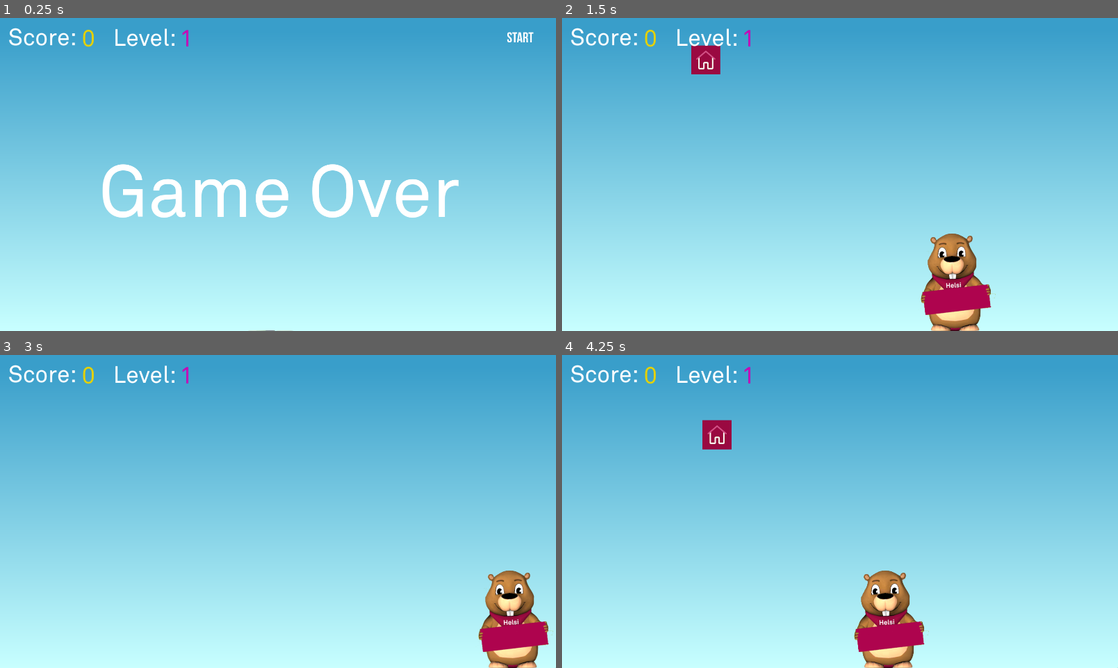
Above: before the commit, frames 1-4 (two rows, left to right).
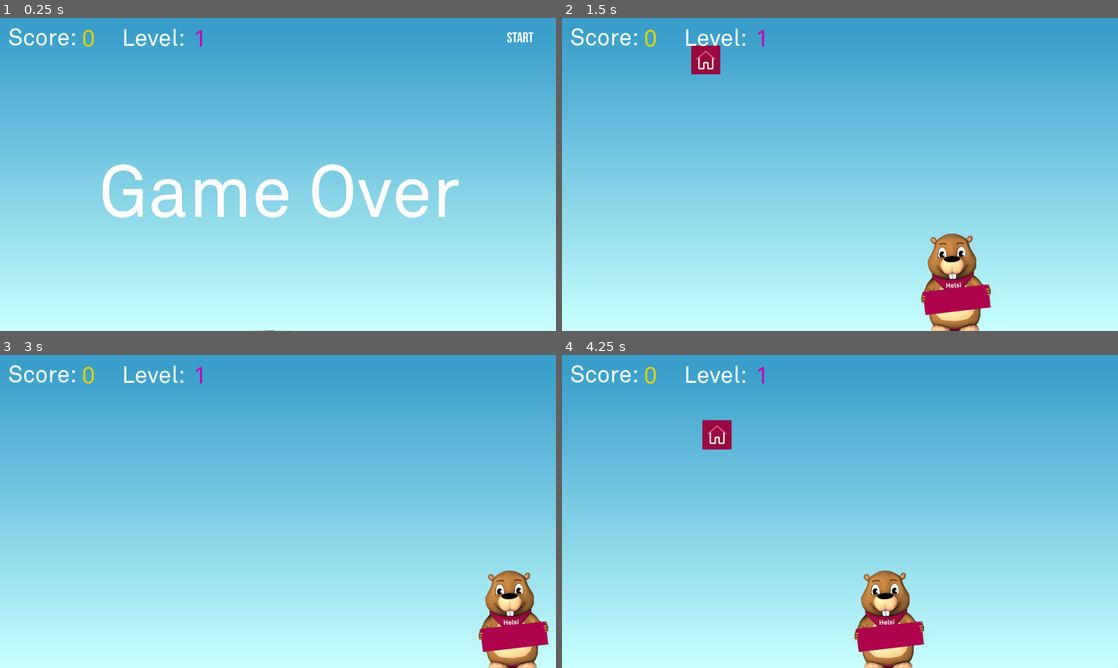
Above: after the commit, the same moments.

Repository: helsana/innoweek_game
Game: Godot game, scene res://World.tscn
Two runs of this game, one before a commit and one after it. Both use one fixed random seed, a clock stepped at 60 frames per second and the inputs below.
Inputs (mouse positions are in pixels of both pictures, inside the frame that each line leads up to):
- Up to frame 1 (0.25 s): no input
- Up to frame 2 (1.5 s): click (1079, 36) at 0.5 s; move the mouse to (962, 158) at 1.27 s
- Up to frame 3 (3 s): move the mouse to (166, 527) at 2.02 s; click (517, 373) at 2.75 s
- Up to frame 4 (4.25 s): move the mouse to (895, 442) at 3.52 s

The runs differ from the first frame. In frame 1, 0.4% of the frame differs, in the area x 20-37%, y 3-10%; in frame 2, 0.4%; in frame 3, 0.4%; in frame 4, 0.4%.

Commit message:
Fix Level label

Diff:
--- a/GUI.tscn
+++ b/GUI.tscn
@@ -68,9 +68,9 @@
 
 [node name="LevelLabel" type="Label" parent="."]
 layout_mode = 0
-offset_left = 397.0
+offset_left = 427.0
 offset_top = 31.0
-offset_right = 615.0
+offset_right = 645.0
 offset_bottom = 130.0
 theme_override_fonts/font = ExtResource("2_i4rcp")
 theme_override_font_sizes/font_size = 80
@@ -78,9 +78,9 @@
 
 [node name="Level" type="Label" parent="."]
 layout_mode = 0
-offset_left = 627.0
+offset_left = 674.0
 offset_top = 33.0
-offset_right = 773.0
+offset_right = 820.0
 offset_bottom = 132.0
 theme_override_colors/font_color = Color(0.784314, 0, 0.709804, 1)
 theme_override_fonts/font = ExtResource("2_i4rcp")
